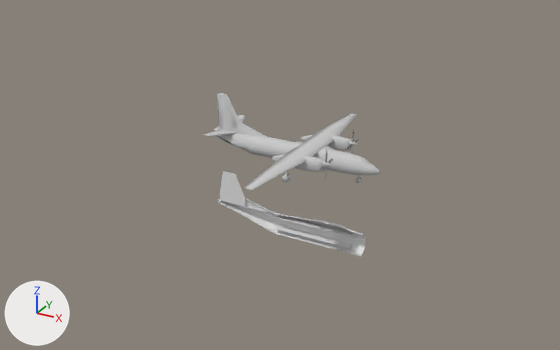
The Blender file Projekt/body2.blend, before and after one commit.
Rendered twice from a 50 mm camera at (34.8, -81.9, 49.2) aimed at (-10.1, -0.2, 8.3). The lights are fixed; the arrows at lower left show +X, +Y and +Z.

Names of what the first picture shows: 'AIRCRAFT_AN_26', 'BodyInside', 'BodyOutside'.
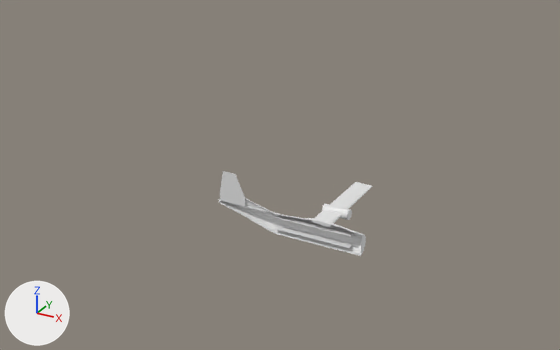
The edits, one by one:
Mesh me_engine is new.
It has 128 vertices, 98 faces and spans x -2.48..-1.04, y 3.45..4.9, z -5.68..-1.92.
Mesh me_wing is new.
It has 365 vertices, 333 faces and spans x -2.07..-1.55, y 0.0..14.22, z -5.51..-2.78.
Object 'AIRCRAFT_AN_26' (ob_aircraft_an_26) is now hidden.
Object 'Engine' (ob_engine) is new; it shows me_engine.
Its location is (0.0, 0.0, 0.78).
Its rotation in degrees is (0, 90, 0).
Object 'Wing' (ob_wing) is new; it shows me_wing.
Its location is (0.0, 0.0, 0.78).
Its rotation in degrees is (0, 90, 0).

What differs and where, as boxes (x1, y1, x2, y2) in the pictures (560 x 350 px):
'AIRCRAFT_AN_26', hidden: before (203, 93, 380, 190)
'Wing', added: after (312, 182, 372, 227)
'Engine', added: after (322, 204, 352, 220)
